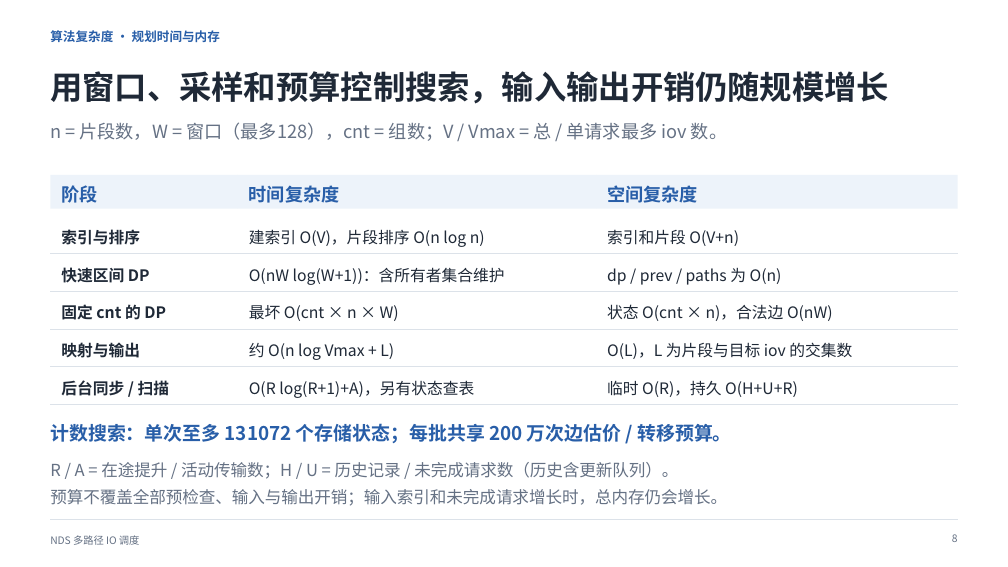
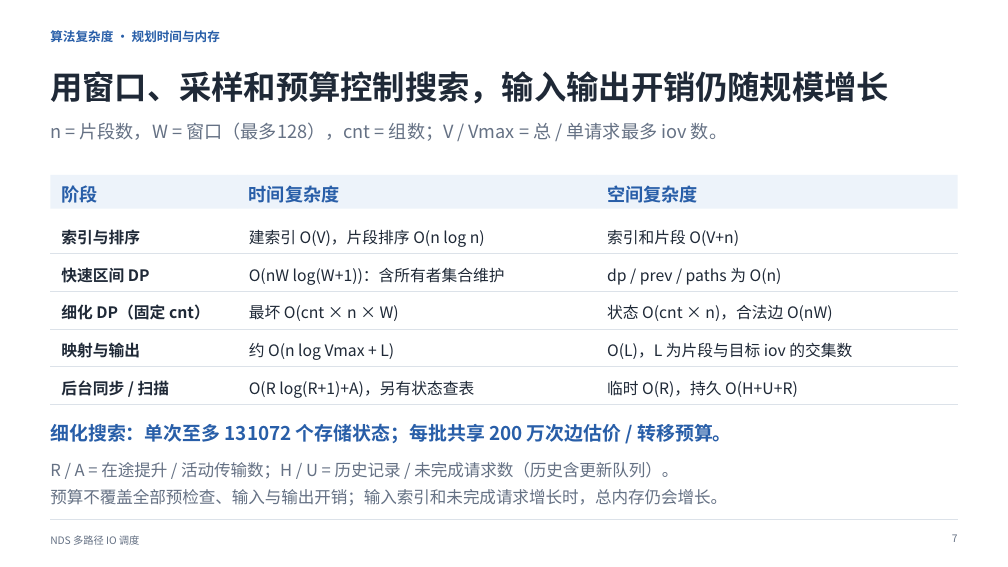
Before and after one commit to dpj135/hackathon, a slide deck: slide 8 of submissions/kaisennhu/07_答辩PPT/答辩介绍.pptx (slide 9 before the commit). Drawn at 1008x567 pixels with LibreOffice and Linux fonts; fonts in the diff are those of the drawing. Boxes give left, top, right and bottom in pixels: in the first picture for what was removed or moved away, otherwise in the second. Text is boxed around its words. In the diff, an @@ line names an element or a change of style, - is before the commit and + after.

```diff
--- a/submissions/kaisennhu/07_答辩PPT/答辩介绍.pptx
+++ b/submissions/kaisennhu/07_答辩PPT/答辩介绍.pptx
@@ text at (61,304,210,320): text changed @@
-固定 cnt 的 DP
+细化 DP（固定 cnt）
@@ text at (50,423,731,443): text changed @@
-计数搜索：单次至多 131072 个存储状态；每批共享 200 万次边估价 / 转移预算。
+细化搜索：单次至多 131072 个存储状态；每批共享 200 万次边估价 / 转移预算。
@@ text at (952,534,958,542): text changed @@
-8
+7
```
Also in this commit, not shown: 5 other slides changed, 1 slide added, 2 slides removed, 3 other files.
